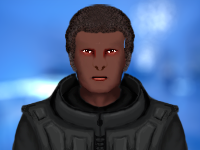
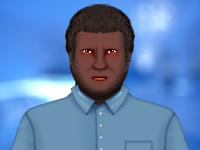
The second 200x150 image is a revision of the first. Changes to its layers:
showed "shirt" over <box>9,84,191,150</box>
hid "HeavyBlackJacket" over <box>11,72,189,150</box>
hid "sd_nose_1-s" over <box>92,58,108,71</box>
showed "vicious #2" over <box>81,44,118,77</box>
hid "DarkSkin1" over <box>73,25,126,121</box>
added layer "square1-b" in group "Headshapes" over <box>68,6,131,117</box>
